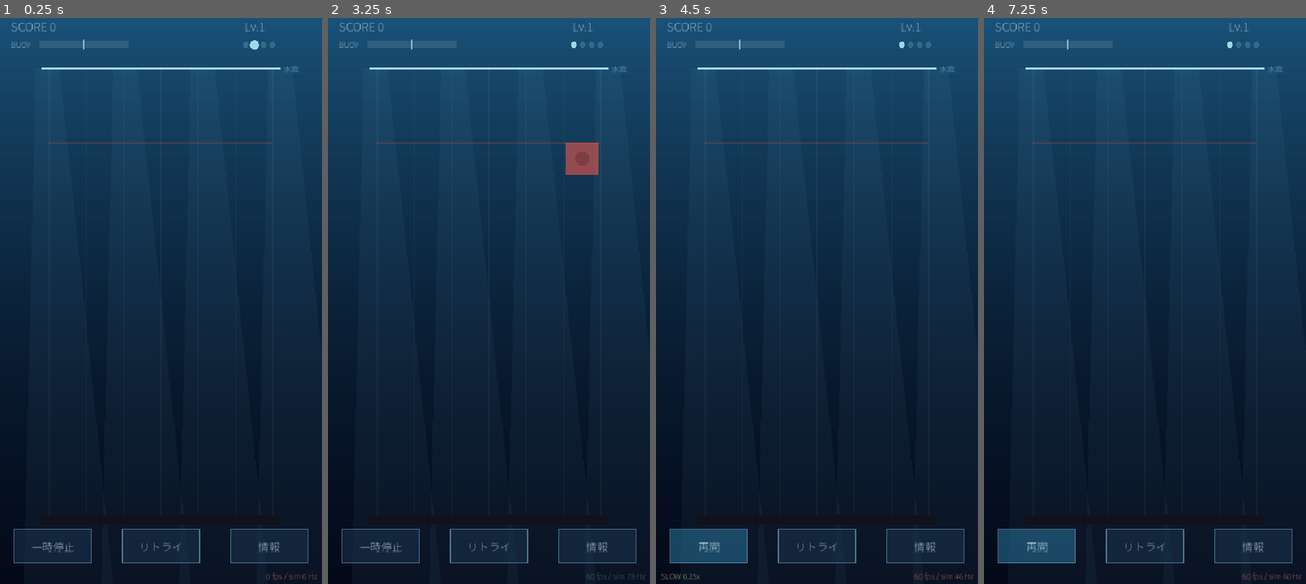
Above: before the commit, frames 1-4 (left to right).
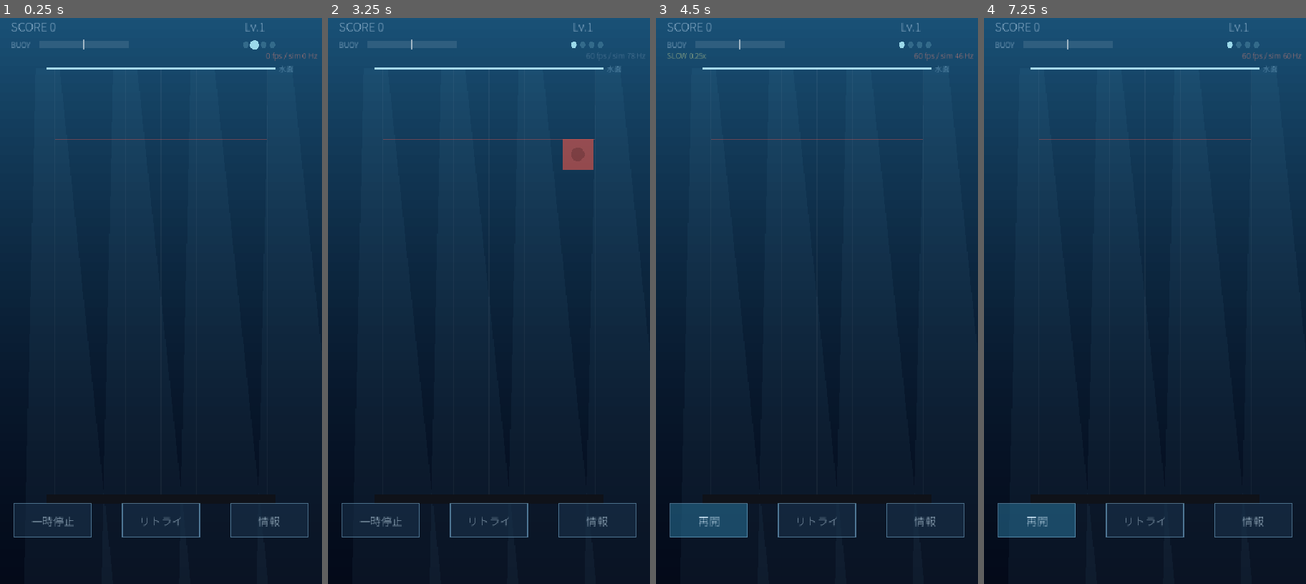
Above: after the commit, the same moments.

Repository: yosiken/metapon_game
Game: Godot game, scene res://scenes/main.tscn
Same seed, same stepped clock (60 frames per second), same inputs: the game is played once before the commit and once after it. Sound files missing from this copy of the repository are replaced by a short silence.
Inputs (mouse positions are in pixels of both pictures, inside the frame that each line leads up to):
- Up to frame 1 (0.25 s): no input
- Up to frame 2 (3.25 s): tap Enter at 0.5 s; move the mouse to (559, 267) at 0.52 s; hold D 0.53-1.25 s; tap R at 0.6, 2.1 s; click (559, 267) at 0.67 s; tap Space at 0.77, 1.25 s; drag from (424, 323) to (472, 414) at 1.27 s; move the mouse to (521, 170) at 2.02 s; hold D 2.03-2.75 s; drag from (472, 414) to (392, 210) at 2.77 s
- Up to frame 3 (4.5 s): move the mouse to (913, 385) at 3.52 s; hold S 3.53-4.25 s; tap R at 3.6 s; tap Space at 3.77 s; tap Enter at 4.25 s; drag from (720, 210) to (768, 153) at 4.27 s
- Up to frame 4 (7.25 s): tap Space at 5, 6.77 s; move the mouse to (1161, 295) at 5.02 s; hold S 5.03-5.75 s; tap R at 5.1, 6.6 s; click (1161, 295) at 5.17 s; drag from (1096, 153) to (1080, 323) at 5.77 s; move the mouse to (1215, 267) at 6.52 s; hold D from 6.53 s (still down)

The runs differ from the first frame. In frame 1, 2.4% of the frame differs, in the area x 4-99%, y 6-100%; in frame 2, 2.6%; in frame 3, 4.0%, in the area x 1-99%, y 6-100%; in frame 4, 3.9%.
Error before the commit: Invalid assignment of property or key 'theme' with value of type 'Theme' on a base object of type 'CanvasLayer'. (res://scripts/main.gd:617)
Error after the commit: Invalid assignment of property or key 'theme' with value of type 'Theme' on a base object of type 'CanvasLayer'. (res://scripts/main.gd:626)

Commit message:
mobile: fix UI hidden behind browser chrome
スマホ実機で画面下部のボタンと fps 表示が見えないという報告への対応。
音の途切れは直っていたため新しいビルドは動いており、描画はされているのに
見えていない＝隠れている、と切り分けた。

原因は配置位置。Godot 既定のHTMLシェルは window.innerHeight でキャンバスを
作るため、スマホのブラウザ下部ツールバーの下にキャンバスの底が潜り込む。
ボタンは画面下端から 35px、fps 表示は 8px の位置にあり、ちょうど隠れる場所だった。

- html_shell.html を追加し、export_presets.cfg から参照。
  100dvh と visualViewport でキャンバスを実際の表示領域に収める。
  viewport-fit=cover、position:fixed、overscroll-behavior:none も設定
- fps 表示を画面下端から上部HUD内へ移動（確実に見える位置）
- ボタンを画面下端から 78px 上へ。あわせて THUMB_H を 115 -> 150 に広げ、
  盤面の下端とボタンが重ならないようにした

iPhone SE 相当(375x667)、iPhone 14 相当、ツールバーぶん狭い想定(390x740)の
3つのビューポートで、キャンバスが visualViewport にぴったり収まり
ボタンが画面内に入ることを確認した。

Co-Authored-By: Claude Opus 5 <noreply@anthropic.com>
Claude-Session: https://claude.ai/code/session_01N2aNeqApC1yqpieTeUpadp

Diff:
--- a/godot/scripts/main.gd
+++ b/godot/scripts/main.gd
@@ -4,7 +4,9 @@
 const VW := 540.0
 const VH := 960.0
 const HUD_H := 96.0
-const THUMB_H := 115.0
+## 盤面の下に空ける高さ。ボタン列（56px）と、スマホのブラウザ下部
+## ツールバーに食われるぶんの余白を兼ねる。
+const THUMB_H := 150.0
 
 var sim: Sim
 var seed_value: int = 20260921
@@ -68,12 +70,18 @@
 	set_process_unhandled_input(true)
 
 func _recalc_geometry() -> void:
-	cell = minf(VW * 0.94 / float(Cfg.COLS), (VH * 0.78) / float(Cfg.ROWS))
+	# 盤面はボタン列より上に収める。THUMB_H はボタンと、スマホのブラウザ
+	# 下部ツールバーに食われる余白の両方を兼ねている。
+	cell = minf(VW * 0.94 / float(Cfg.COLS), (VH - HUD_H - THUMB_H) / float(Cfg.ROWS))
 	var bw := cell * float(Cfg.COLS)
 	origin = Vector2((VW - bw) * 0.5, VH - THUMB_H)
-	# 親指セーフゾーンにボタンを並べる。タップ領域は 44pt 以上を確保する。
-	var by := VH - THUMB_H + 24.0
+	# ボタンを並べる。タップ領域は 44pt 以上を確保する。
+	# スマホのブラウザは画面下部にツールバーを重ねてくるため、
+	# 画面の一番下には置かない（下端から 70px 以上空ける）。
+	# 盤面の下端（VH - THUMB_H）のすぐ下に置く。画面の一番下には置かない
+	# （スマホのブラウザは下部にツールバーを重ねてくるため）。
 	var bh := 56.0
+	var by := VH - THUMB_H + 16.0
 	btn_pause = Rect2(24.0, by, 130.0, bh)
 	btn_debug = Rect2(VW - 154.0, by, 130.0, bh)
 	btn_retry = Rect2(VW * 0.5 - 65.0, by, 130.0, bh)
@@ -579,13 +587,14 @@
 	_draw_buttons()
 
 	# 実測の性能。処理落ちしていると sim が目標ティックレートに届かない。
+	# 画面下端はスマホのブラウザUIに隠れるため、上部のHUD内に置く。
 	var hz_ok: bool = sim_hz_shown >= Cfg.TICKS - 3
-	draw_string(font, Vector2(VW - 150.0, VH - 8.0),
+	draw_string(font, Vector2(VW - 158.0, 80.0),
 		"%d fps / sim %d Hz" % [fps_shown, sim_hz_shown],
-		HORIZONTAL_ALIGNMENT_RIGHT, 142.0, 13,
-		Color(0.5, 0.62, 0.72, 0.8) if hz_ok else Color(1.0, 0.55, 0.45, 0.95))
+		HORIZONTAL_ALIGNMENT_RIGHT, 150.0, 13,
+		Color(0.5, 0.62, 0.72, 0.85) if hz_ok else Color(1.0, 0.55, 0.45, 1.0))
 	if slow:
-		draw_string(font, Vector2(8.0, VH - 8.0), "SLOW 0.25x", HORIZONTAL_ALIGNMENT_LEFT, -1, 13,
+		draw_string(font, Vector2(18.0, 80.0), "SLOW 0.25x", HORIZONTAL_ALIGNMENT_LEFT, -1, 13,
 			Color(1, 1, 0.6, 0.9))
 
 # ---------------------------------------------------------------- デバッグUI
Not shown, changed: godot/export_presets.cfg
Not shown, added: godot/html_shell.html
